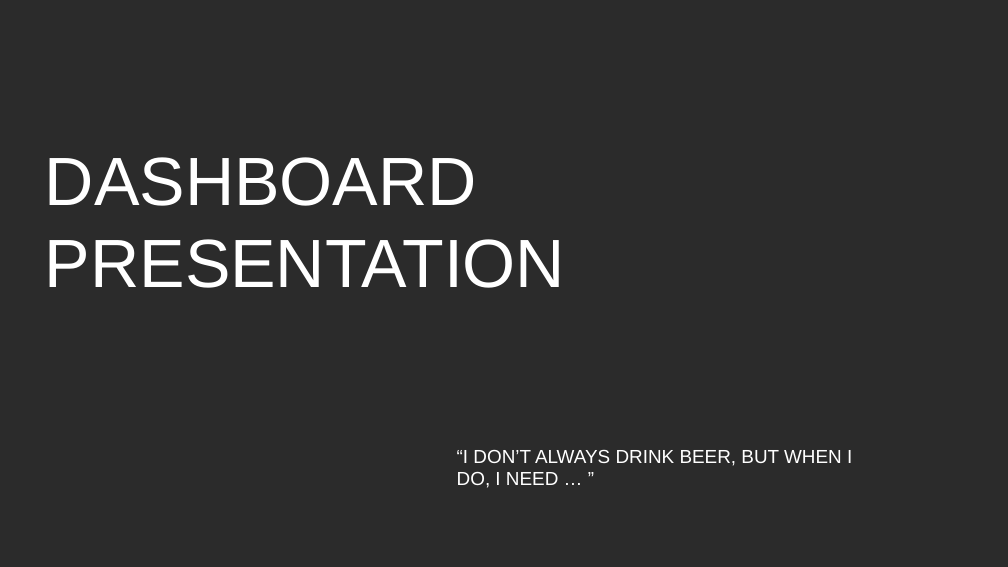
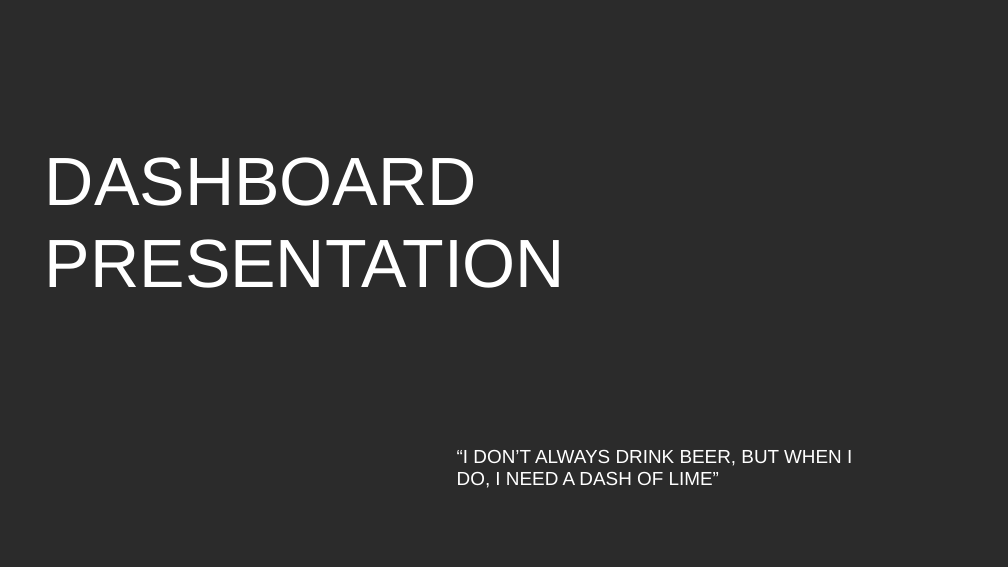
Before and after one commit to j1-aggie/Beers-of-the-USA, a slide deck: slide 6 of Beers of the USA.pptx. Drawn at 1008x567 pixels with LibreOffice and Linux fonts; fonts in the diff are those of the drawing; background and template pictures are left out; a plain dark background stands for a picture behind light text. Boxes give left, top, right and bottom in pixels: in the first picture for what was removed or moved away, otherwise in the second. Text is boxed around its words. In the diff, an @@ line names an element or a change of style, - is before the commit and + after.

```diff
--- a/Beers of the USA.pptx
+++ b/Beers of the USA.pptx
@@ text at [457, 450, 852, 488]: text changed @@
-“I DON’T ALWAYS DRINK BEER, BUT WHEN I DO, I NEED … ”
+“I DON’T ALWAYS DRINK BEER, BUT WHEN I DO, I NEED A DASH OF LIME”
```
Also in this commit, not shown: 2 other slides changed.
